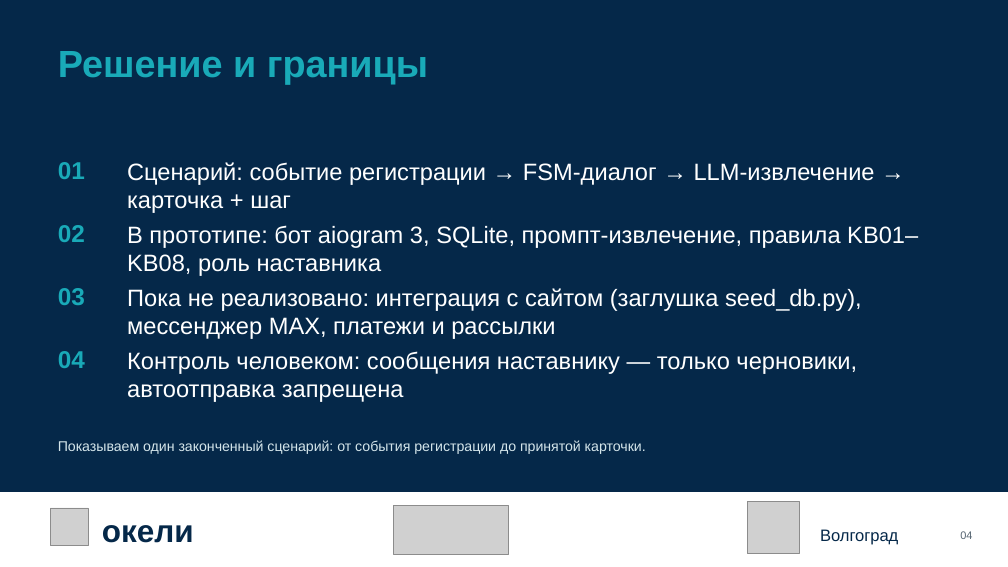
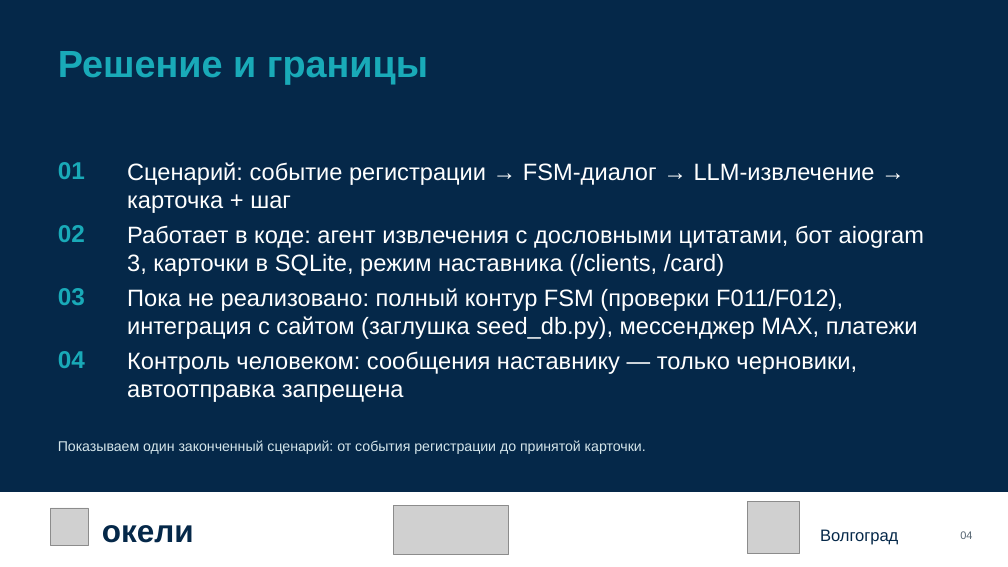
Before and after one commit to KaDyK736/FinikTeam-FB01, a slide deck: slide 4 of Презентация_команды_Finik_FB01.pptx. Drawn at 1008x567 pixels with LibreOffice and Linux fonts; fonts in the diff are those of the drawing; grey boxes stand for pictures. Boxes give left, top, right and bottom in pixels: in the first picture for what was removed or moved away, otherwise in the second. Text is boxed around its words. In the diff, an @@ line names an element or a change of style, - is before the commit and + after.

```diff
--- a/Презентация_команды_Finik_FB01.pptx
+++ b/Презентация_команды_Finik_FB01.pptx
@@ text at bbox=[127, 225, 924, 276]: text changed @@
-В прототипе: бот aiogram 3, SQLite, промпт-извлечение, правила KB01–KB08, роль наставника
+Работает в коде: агент извлечения с дословными цитатами, бот aiogram 3, карточки в SQLite, режим наставника (/clients, /card)
@@ text at bbox=[127, 288, 918, 339]: text changed @@
-Пока не реализовано: интеграция с сайтом (заглушка seed_db.py), мессенджер MAX, платежи и рассылки
+Пока не реализовано: полный контур FSM (проверки F011/F012), интеграция с сайтом (заглушка seed_db.py), мессенджер MAX, платежи
```
Also in this commit, not shown: 4 other slides changed.
